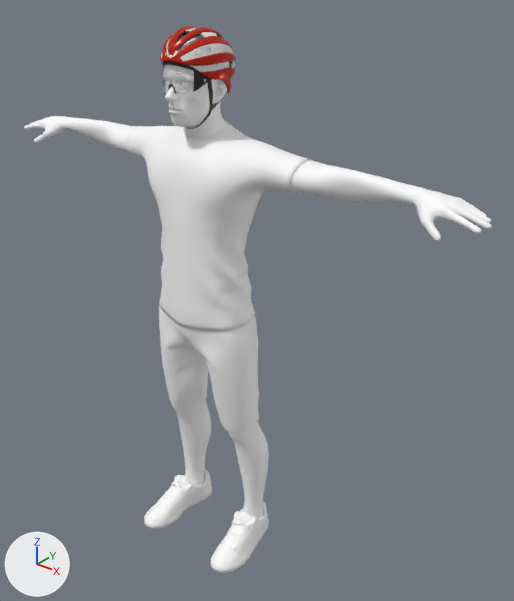
The FBX model Assets/Simple Bicycle Physics/Models/Cyclist.fbx as it was, and as the next commit left it.
Camera for both pictures: a 50 mm lens placed at (1.443, -1.556, 1.966), pointed at (0.127, 0.09, 0.945). The axes (+X, +Y, +Z) are drawn at lower left. The lights are the same throughout. Where no turn or scale is listed for an object, it has been applied to the vertices.

The first picture shows 'Body', 'Shirt', 'Shoes', 'Shorts'.
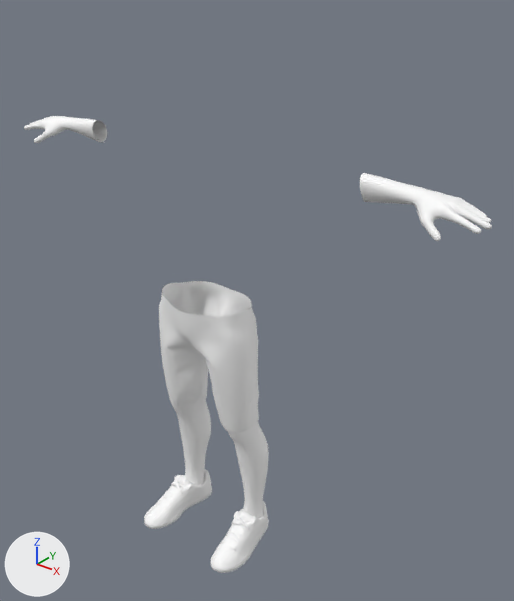
Boxes [x1, y1, x2, y2] around the edits, measured in the pictures (514 x 601 px):
'Shirt', deleted
    before: [125, 121, 313, 332]
'Body', reshaped (18% shorter)
    before: [24, 26, 492, 518]
    after: [24, 116, 492, 518]
part 1 of me_mesh_001, deleted
    before: [160, 26, 236, 138]
part 2 of me_mesh_001, deleted
    before: [290, 160, 364, 202]
part 3 of me_mesh_001, deleted
    before: [92, 120, 137, 153]

The change, as a list of edits to the scene's bpy script:
```text
Change me_mesh_001:
    used by ob_body; location = (0.0, 0.0, 0.0)
    remove me_mesh_001.from_pydata(...)  # 17224 vertices, 21669 faces; spans x -0.89..0.89, y -0.15..0.11, z 0.05..1.79
    add me_mesh_001.from_pydata(...)  # 4266 vertices, 4218 faces; spans x -0.89..0.89, y -0.08..0.11, z 0.05..1.46
    me_mesh_001 part 1: 82 loose pieces with 12526 vertices, spanning x -0.1..0.1, y -0.15..0.1, z 1.46..1.79, are deleted
    me_mesh_001 part 2: 216 vertices removed from x 0.29..0.51, y -0.02..0.09, z 1.36..1.46
    me_mesh_001 part 3: 216 vertices removed from x -0.51..-0.29, y -0.02..0.09, z 1.36..1.46
    remove me_mesh_001.materials.append(mat_strap)  # black #222222
    remove me_mesh_001.materials.append(mat_helmetcolor)  # red #c62000
    remove me_mesh_001.materials.append(mat_helmetcarbon)  # black #1b1b1b
    remove me_mesh_001.materials.append(mat_glasses)  # light grey #dcdcdc
    remove me_mesh_001.materials.append(mat_helmetsecondarycolor)  # light grey #e2e2e2
Remove ob_shirt:
    ob_shirt = bpy.data.objects.new('Shirt', me_mesh_002)
    ob_shirt.location = (0.0, 0.0, 0.0)
```
